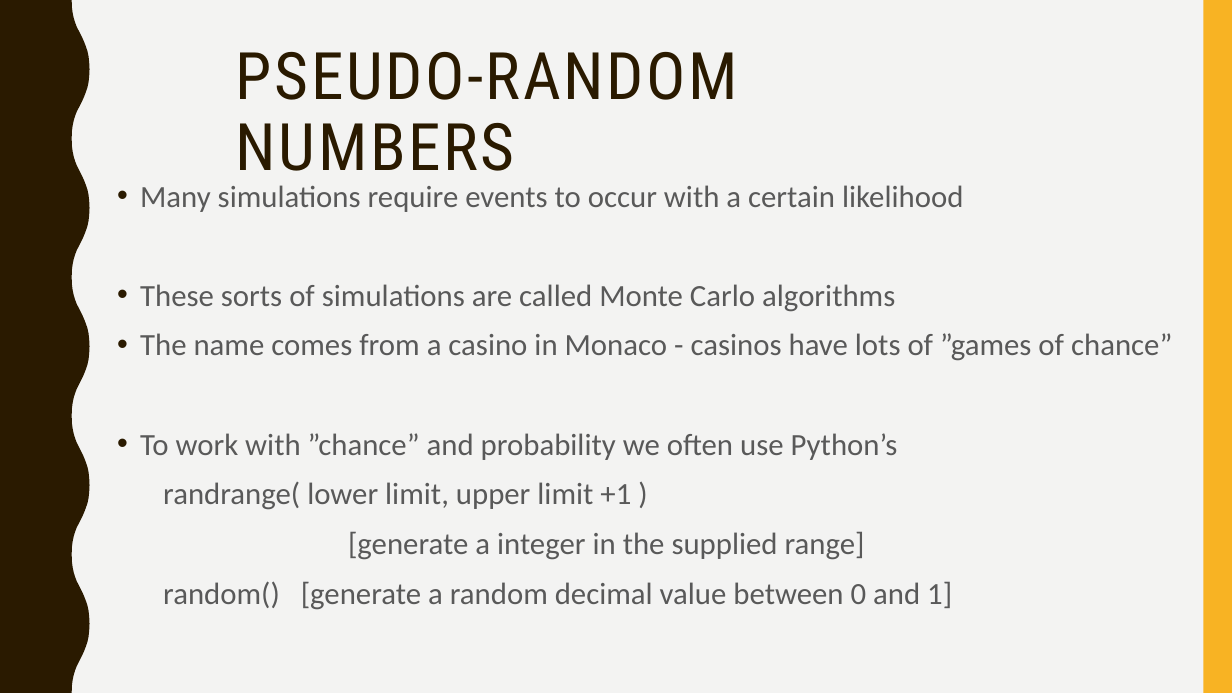
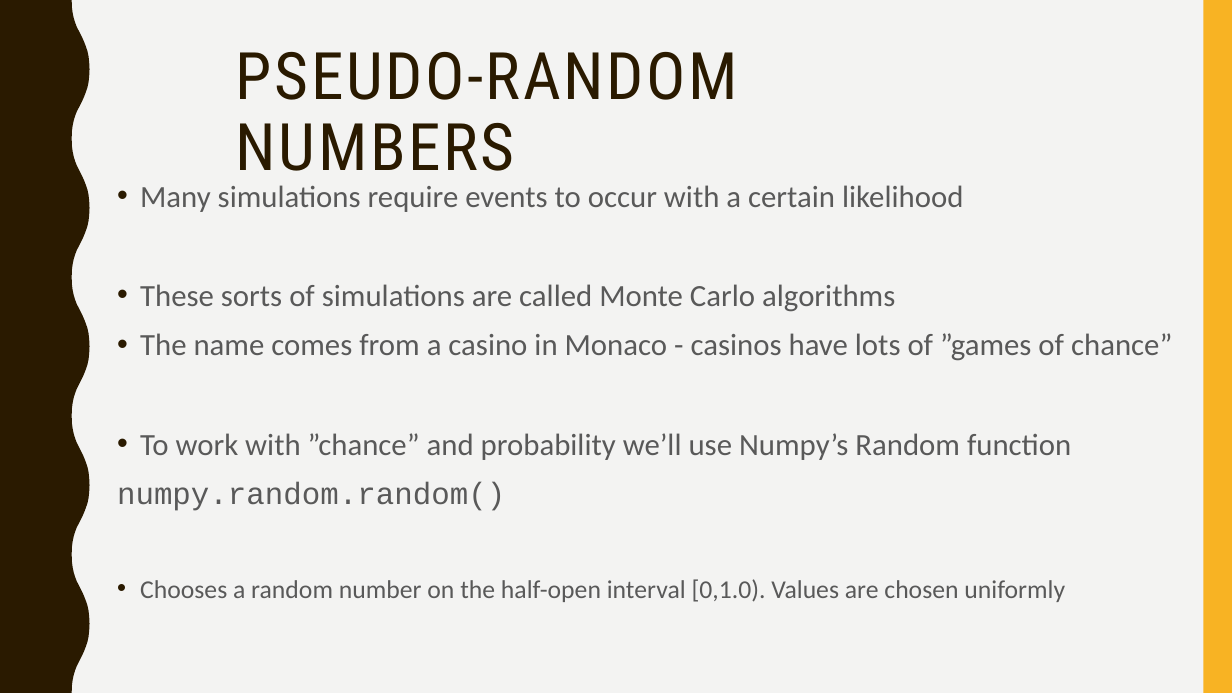
Before and after one commit to narock/scientific_computing_course, a slide deck: slide 4 of 04_Monte_Carlo/04_Monte_Carlo.pptx. Drawn at 1232x693 pixels with LibreOffice and Linux fonts; fonts in the diff are those of the drawing. Boxes give left, top, right and bottom in pixels: in the first picture for what was removed or moved away, otherwise in the second. Text is boxed around its words. In the diff, an @@ line names an element or a change of style, - is before the commit and + after.

```diff
--- a/04_Monte_Carlo/04_Monte_Carlo.pptx
+++ b/04_Monte_Carlo/04_Monte_Carlo.pptx
@@ text at (117, 433, 1071, 602): text changed @@
-• To work with ”chance” and probability we often use Python’s
-  randrange( lower limit, upper limit +1 )
-  [generate a integer in the supplied range]
-  random() [generate a random decimal value between 0 and 1]
+• To work with ”chance” and probability we’ll use Numpy’s Random function
+numpy.random.random()
+• Chooses a random number on the half-open interval [0,1.0). Values are chosen uniformly
```
Also in this commit, not shown: 5 other slides changed, 2 slides added, 1 slide removed, 26 other files.
